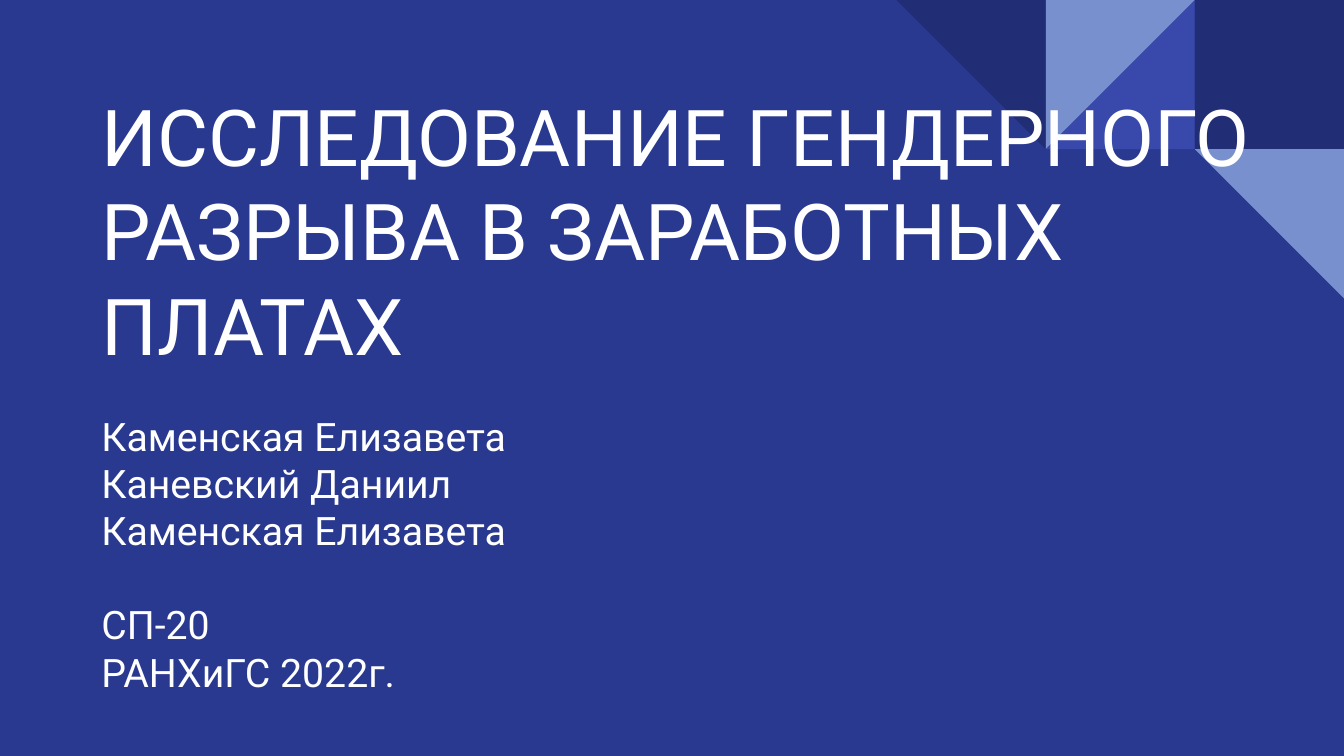
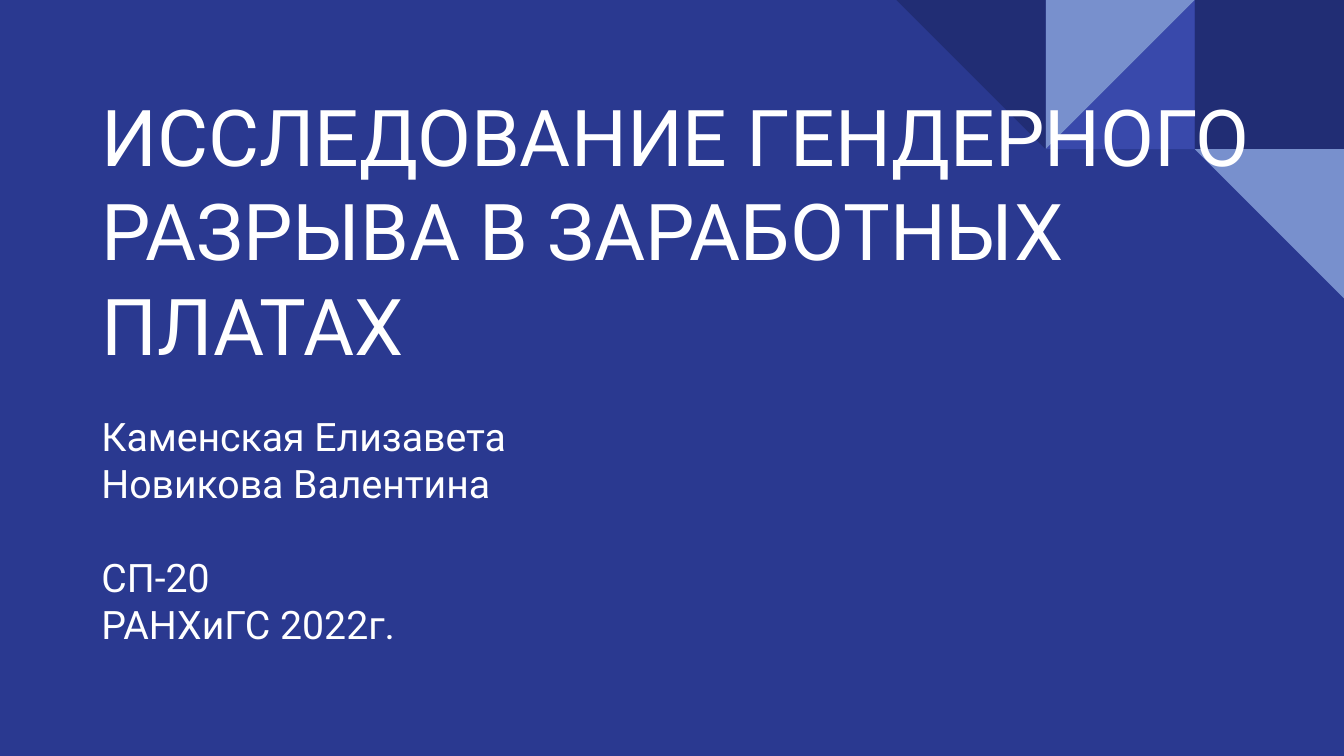
Before and after one commit to shinobu9/gender_gap_econometrics, a slide deck: slide 1 of Анализ проекта.pptx. Drawn at 1344x756 pixels with LibreOffice and Linux fonts; fonts in the diff are those of the drawing. Boxes give left, top, right and bottom in pixels: in the first picture for what was removed or moved away, otherwise in the second. Text is boxed around its words. In the diff, an @@ line names an element or a change of style, - is before the commit and + after.

Commit message:
presentation

```diff
--- a/Анализ проекта.pptx
+++ b/Анализ проекта.pptx
@@ subtitle at [101, 470, 490, 499]: text changed @@
-Каневский Даниил
-Каменская Елизавета
+Новикова Валентина
```
